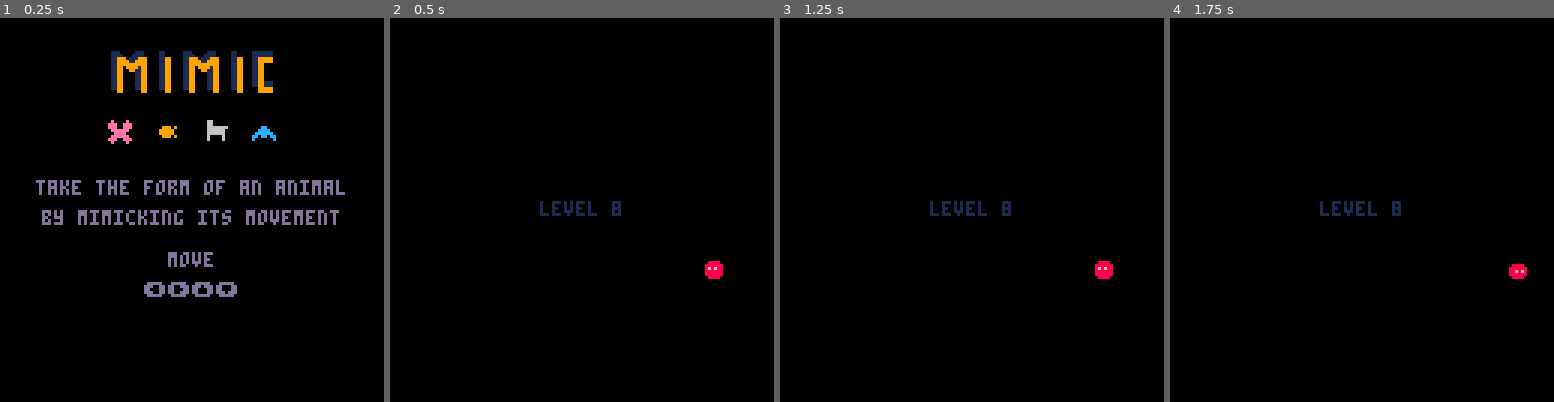
Above: before the commit, frames 1-4 (left to right).
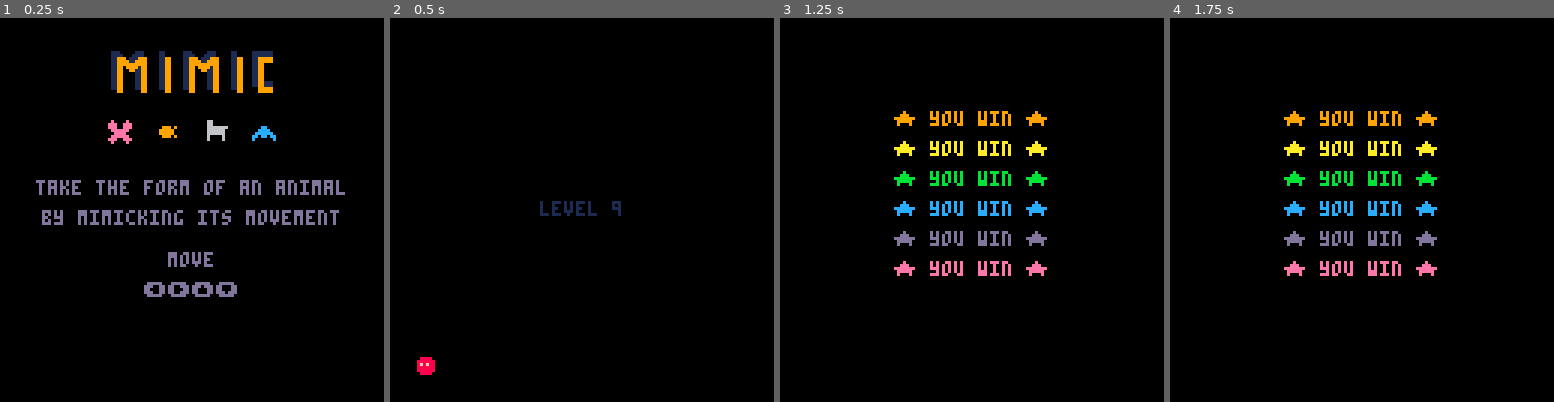
Above: after the commit, the same moments.

Repository: sourencho/mimic
Game: PICO-8 cartridge mimic.p8
The game is run twice, just before and just after one commit, with the same random seed, the same clock (stepped at 60 frames per second) and the same inputs.
Inputs:
- Up to frame 1 (0.25 s): no input
- Up to frame 2 (0.5 s): tap X (X key) at 0.33 s
- Up to frame 3 (1.25 s): tap O (Z key) at 0.7 s; tap X (X key) at 1.07 s
- Up to frame 4 (1.75 s): hold Right from 1.6 s (still down); tap O (Z key) at 1.7 s

Frame 1 is identical in both runs. In frame 2, 0.4% of the frame differs, in the area x 7-87%, y 50-93%; in frame 3, 3.9%, in the area x 29-87%, y 24-68%; in frame 4, 3.9%.

Commit message:
Half baked animal mimic code

Diff:
--- a/mimic.p8
+++ b/mimic.p8
@@ -7,7 +7,7 @@
 -- DATA
 
 -- SETTINGS
-start_level = 8
+start_level = 9
 
 slow_speed = 20 -- the larger the slower the npcs move
 tile_slow_speed = 2 -- the larger the slower the tiles animate
@@ -783,11 +783,14 @@
 
 -- give player ability of animal it mimics
 function mimic()
+    player_mimic()
+    animal_mimic()
+end
+
+function player_mimic()
     for a in all(actors) do
         if not is_player(a) then
-            -- check regular pattern and shifted pattern for backwards mimic
-            if contains_pattern(player_pattern, a.pattern) or
-                contains_pattern(player_pattern, shift_pattern_halfway(a.pattern)) then
+            if is_mimic(player_pattern, a.pattern) then
                 if(pl.spr != a.spr) then
                     play_player_sfx("transform")
                 end
@@ -799,6 +802,27 @@
             end
         end
     end
+end
+
+
+function animal_mimic()
+    for a in all(actors) do
+        for b in all(actors) do
+            if a != b and not is_player(a) and not is_player(b) then
+                if is_mimic(player_pattern, a.pattern) then
+                    debug_log("OMG")
+                end
+            end
+        end
+    end
+end
+
+function is_mimic(pattern_a, pattern_b)
+    -- check regular pattern and shifted pattern for backwards mimic
+    return (
+        contains_pattern(pattern_a, pattern_b) or
+        contains_pattern(pattern_a, shift_pattern_halfway(pattern_b))
+    )
 end
 
 function patterns_match(pattern_a, pattern_b, start_a)
@@ -1282,23 +1306,23 @@
 1614141414060615151514151506b016000000000000000000000000000000140000000000000000000000000000000000000000000000000000000000000000
 14141414140514751616167484a41515000000000000000000000000000000001414141414141434353634053435341400000000000000000071000000000000
 261414140606151515061425b0061416000000000000000000000000000000000000000000000000000000000000000000000000000000000000000000000000
-0614141405050575161616a715151515000000000000000000000000000000001414141414141436343405051546461400000000000000000000000000000000
+0614141405050575161616a715151515000000000000000000000000000000001414141414141436343405051546371400000000000000000000000000000000
 16141414060615151506161514b01416000000000000000000000072000000000000000000000000000000000000000000000000000000000000000000000000
-06141405050505958484849615151515000000000000000000000000000000001414141414143534350515150535663400000000000000000000000000000000
+06141405050505958484849615151515000000000000000000000000000000001414261414143534350515150535341400005100000000000000000000000000
 16141414061515151516150514151516000000000000000000000000000000000000000000000000000000000000000000000000000000000000000000000000
-06051515151515751414147515151515000000000000000000530000000000001414141414141415251515151505141400000000000000000000000000000000
+06051515151515751414147515151515000000000000000000530000000000000614060614141415251515151505141400000000000000000000000000000000
 16141414061515041516060615151516000000000000000000000000000000000000000000000000000000000000000000000000000000000000000000000000
-06141574848484d6141474c605150515000000000000000000000000000000001414141414141415151515151515141400000000000000000000000000000000
+06141574848484d6141474c605150515000000000000000000000000000000000606060614141415151515151515141400000000000000000000000000000000
 16141414062615150516160615150606000000000000000000000000000000000000000000000000000000000000000000000000000000000000000000000000
-061515a7060606151414751405141515000000000000000000000000000000001616261414140515152515150514141400000000000000000000000000000000
+061515a7060606151414751405141515000000000000000000000000000000001616260614140515152515150514141400000000000000000000000000000000
 16141414260616150515151515150606000000000000000000000000000000000000000000000000000000000000000000000000000000000000000000000000
-061516b4060505051414751414141414000000000000000000000000005000009784940614051515050515050514050500000000000000000072000000000000
+061516b4060505051414751414141414000000000000000000000000005000009784940614051515050515050514052500000000000000000000000000000000
 06141414141414061606060616061616000000000000000000000000000000000000000000000000000000000000000000000000000000000000000000000000
-06161616060505051515751514141406000000000000000000000000000000002626751626060515051515050525140500000000000000000000000000000000
+06161616060505051515751514141406000000000000000000000000000000002626751614060515051515050514151400000000000000000000000000000000
 26141414141414141414141516161626000000000000000000000000000000000000000000000000000000000000000000000000000000000000000000000000
-06161616060505051515751516060606000000000000000000000000000000001606a71615050525050515151514151500000000000000000000000000000000
+06161616060505051515751516060606000000000000000000000000000000001606a71614050525050515151514151500000000000000000000000000007200
 06141414141414142514150616161606000000000000000000000000000000000000000000000000000000000000000000000000000000000000000000000000
-06161616160505151515b41506060606000000000000000000000000000000000606b41505250515150505151414151514000000000000000000000000000000
+06161616160505151515b41506060606000000000000000000000000000000000606b41514250515150505151414151514000000000000000000000000000000
 16141414141414141515051516261606000000000000000000000000000000000000000000000000000000000000000000000000000000000000000000000000
 06161616161616151515151506060406000000000000000000000000000000000614141414141414141414141414141500500000000000000000000000000000
 16161414141414051515161574848497000050000000000000000000000000000000000000000000000000000000000000000000000000000000000000000000
